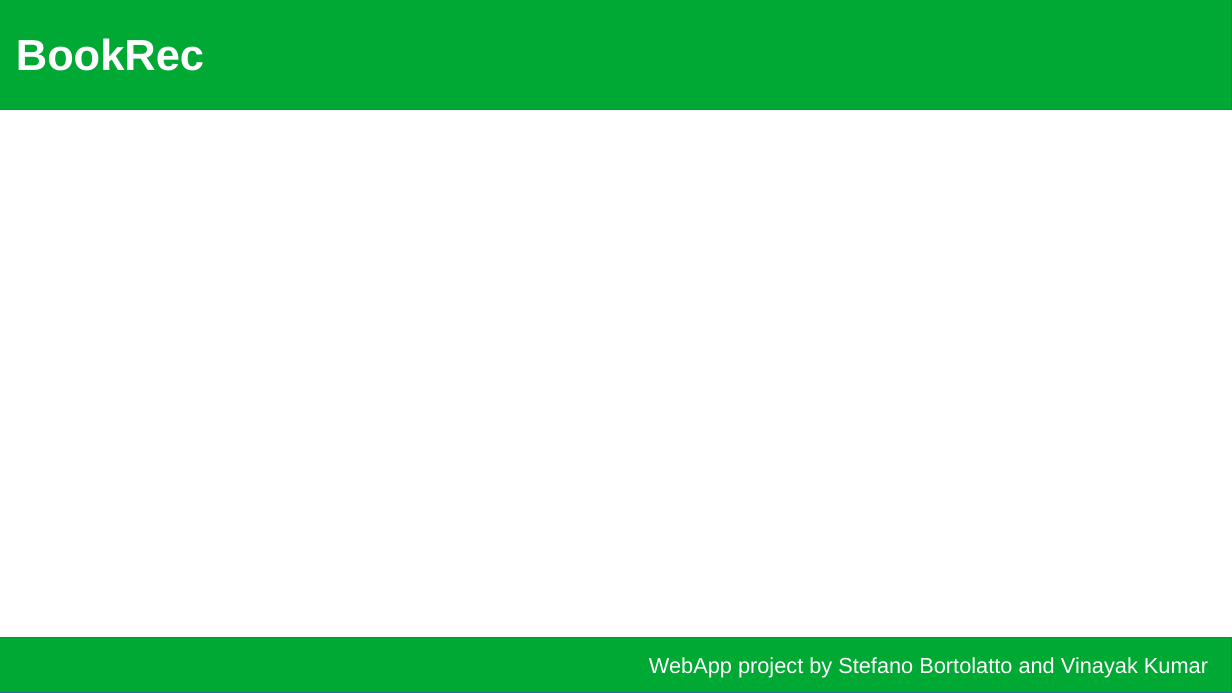
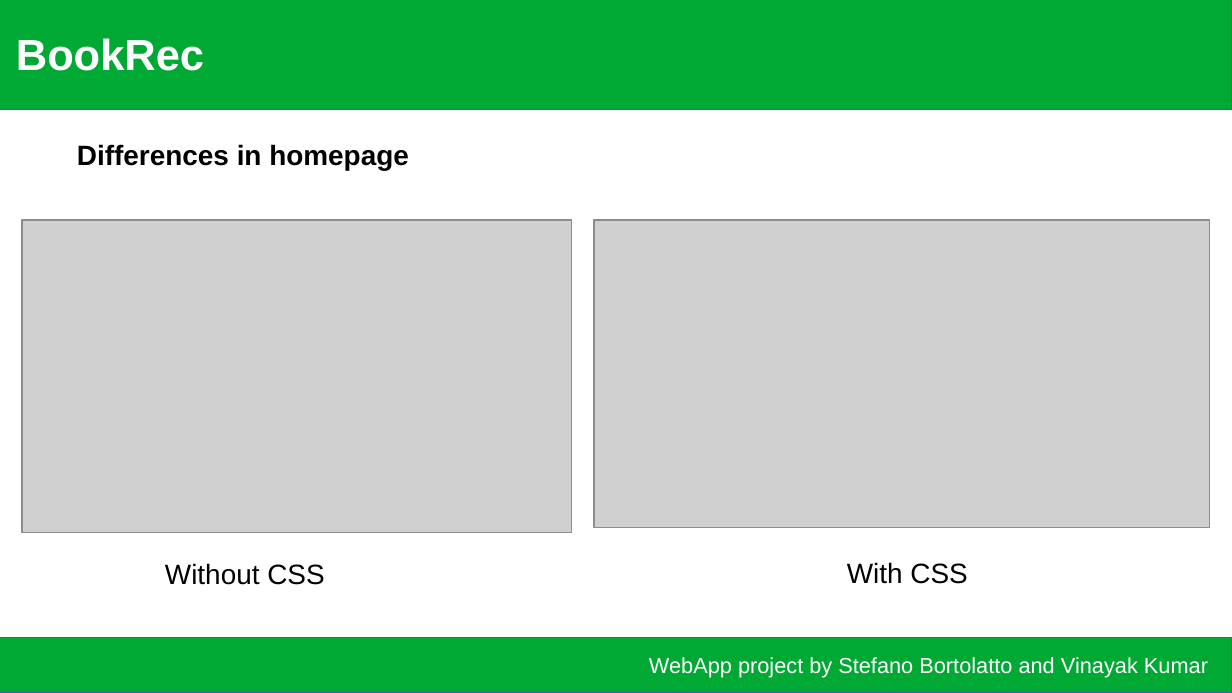
Before and after one commit to VinayakMishra95/BookRec, a slide deck: slide 7 of Presentation/slides.odp. Drawn at 1232x693 pixels with LibreOffice and Linux fonts; fonts in the diff are those of the drawing; grey boxes stand for pictures. Boxes give left, top, right and bottom in pixels: in the first picture for what was removed or moved away, otherwise in the second. Text is boxed around its words. In the diff, an @@ line names an element or a change of style, - is before the commit and + after.

Commit message:
Added slides on CSS

```diff
--- a/Presentation/slides.odp
+++ b/Presentation/slides.odp
@@ text added at (77, 144, 409, 170), 18 pt, text #000000, bold @@
+Differences in homepage
@@ picture added at (22, 220, 572, 532) @@
@@ picture added at (594, 220, 1210, 529) @@
@@ text added at (165, 563, 324, 585), 18 pt, text #000000 @@
+Without CSS
@@ text added at (847, 562, 967, 584), 18 pt, text #000000 @@
+With CSS
```
Also in this commit, not shown: 3 slides added, 7 other files.
